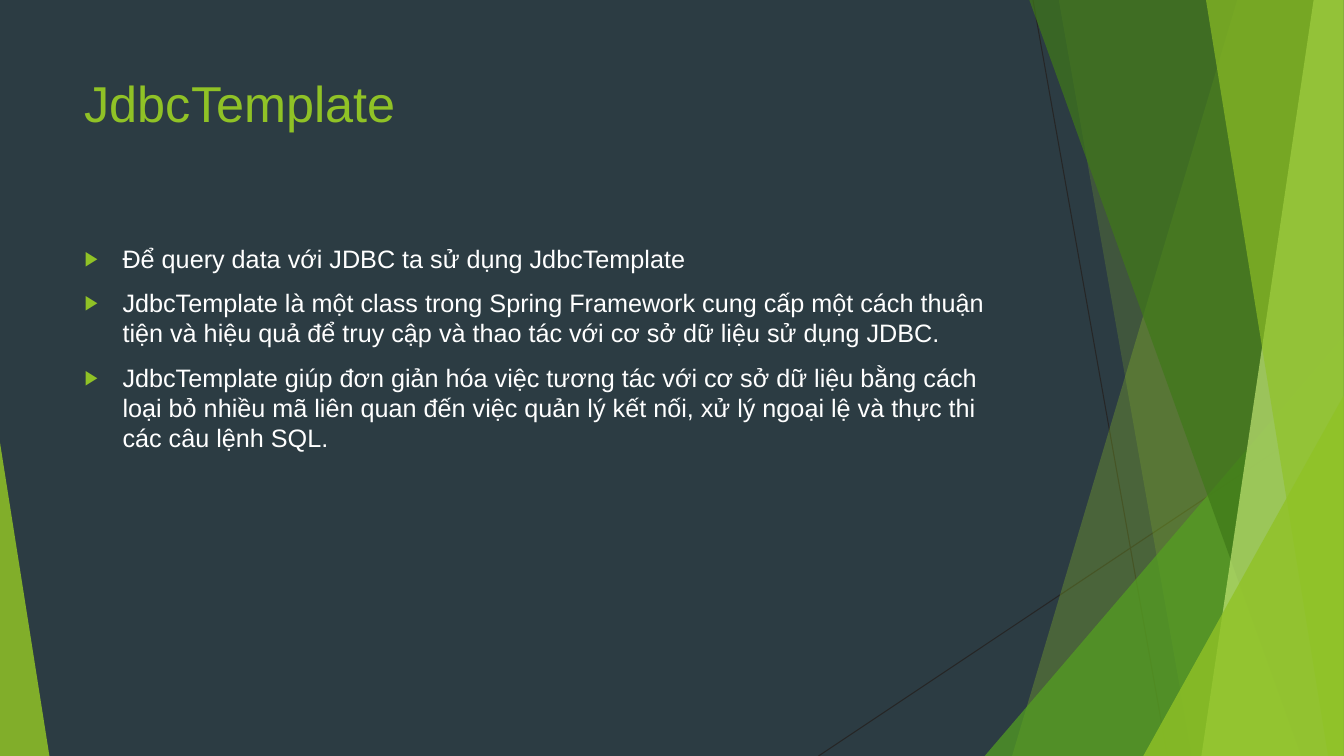
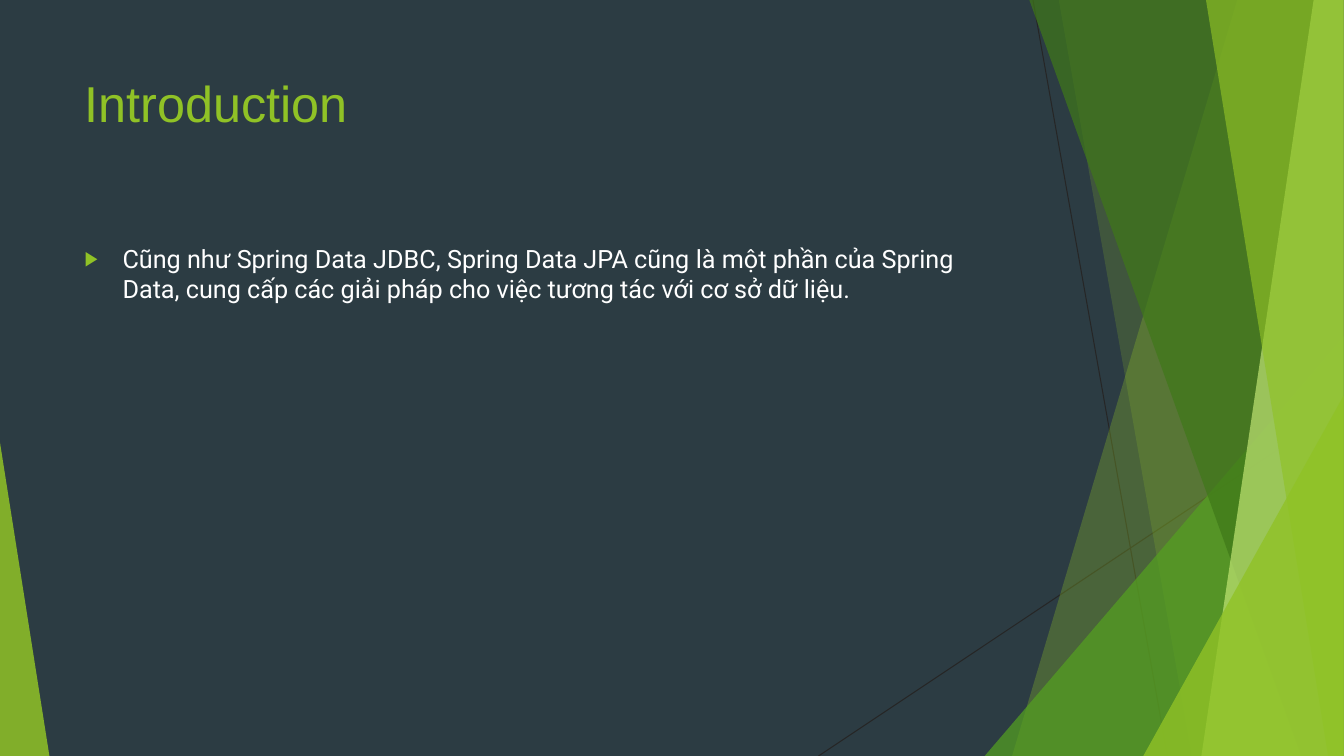
Before and after one commit to sobbingwind/SpringBoot, a slide deck: slide 2 of 07.Spring Data JPA.pptx (slide 8 before the commit). Drawn at 1344x756 pixels with LibreOffice and Linux fonts; fonts in the diff are those of the drawing. Boxes give left, top, right and bottom in pixels: in the first picture for what was removed or moved away, otherwise in the second. Text is boxed around its words. In the diff, an @@ line names an element or a change of style, - is before the commit and + after.

```diff
--- a/07.Spring Data JPA.pptx
+++ b/07.Spring Data JPA.pptx
@@ title at box(85, 85, 348, 123): text changed @@
-JdbcTemplate
+Introduction
@@ text at box(123, 247, 954, 304): text changed; font Arial to Roboto @@
-▶ Để query data với JDBC ta sử dụng JdbcTemplate
-▶ JdbcTemplate là một class trong Spring Framework cung cấp một cách thuận tiện và hiệu quả để truy cập và thao tác với cơ sở dữ liệu sử dụng JDBC.
-▶ JdbcTemplate giúp đơn giản hóa việc tương tác với cơ sở dữ liệu bằng cách loại bỏ nhiều mã liên quan đến việc quản lý kết nối, xử lý ngoại lệ và thực thi các câu lệnh SQL.
+▶ Cũng như Spring Data JDBC, Spring Data JPA cũng là một phần của Spring Data, cung cấp các giải pháp cho việc tương tác với cơ sở dữ liệu.
```
Also in this commit, not shown: 7 other slides changed, 26 slides added, 20 slides removed.
